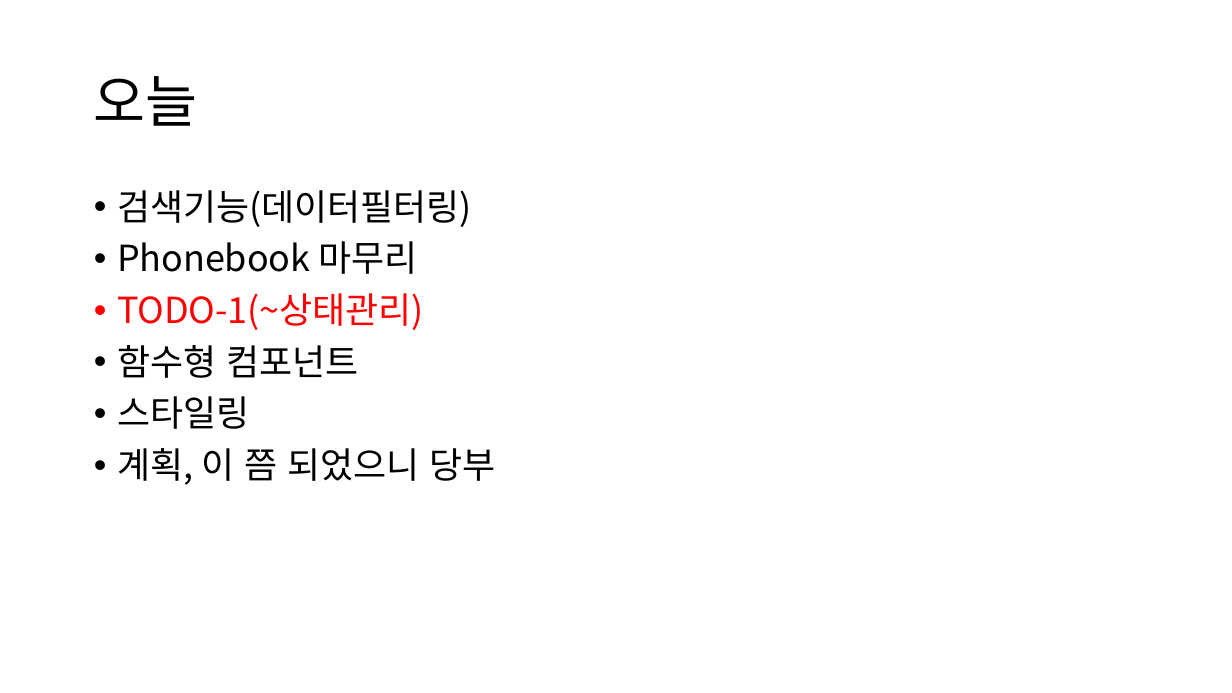
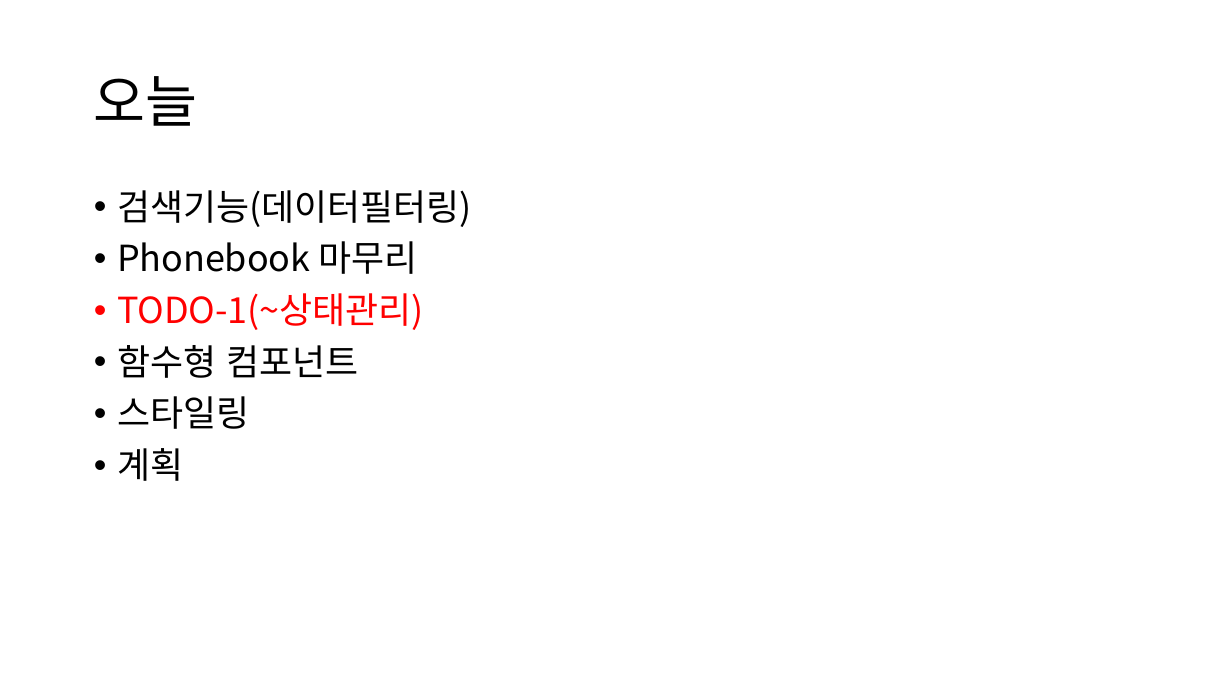
Before and after one commit to ctrl-z-won/Dev-Log, a slide deck: slide 2 of react/ctrlz5-0410.pptx. Drawn at 1232x693 pixels with LibreOffice and Linux fonts; fonts in the diff are those of the drawing. Boxes give left, top, right and bottom in pixels: in the first picture for what was removed or moved away, otherwise in the second. Text is boxed around its words. In the diff, an @@ line names an element or a change of style, - is before the commit and + after.

Commit message:
lecture

```diff
--- a/react/ctrlz5-0410.pptx
+++ b/react/ctrlz5-0410.pptx
@@ text at box(117, 448, 183, 481): text changed @@
-• 계획, 이 쯤 되었으니 당부
+• 계획
```
Also in this commit, not shown: 1 other slide changed, 1 other file.
